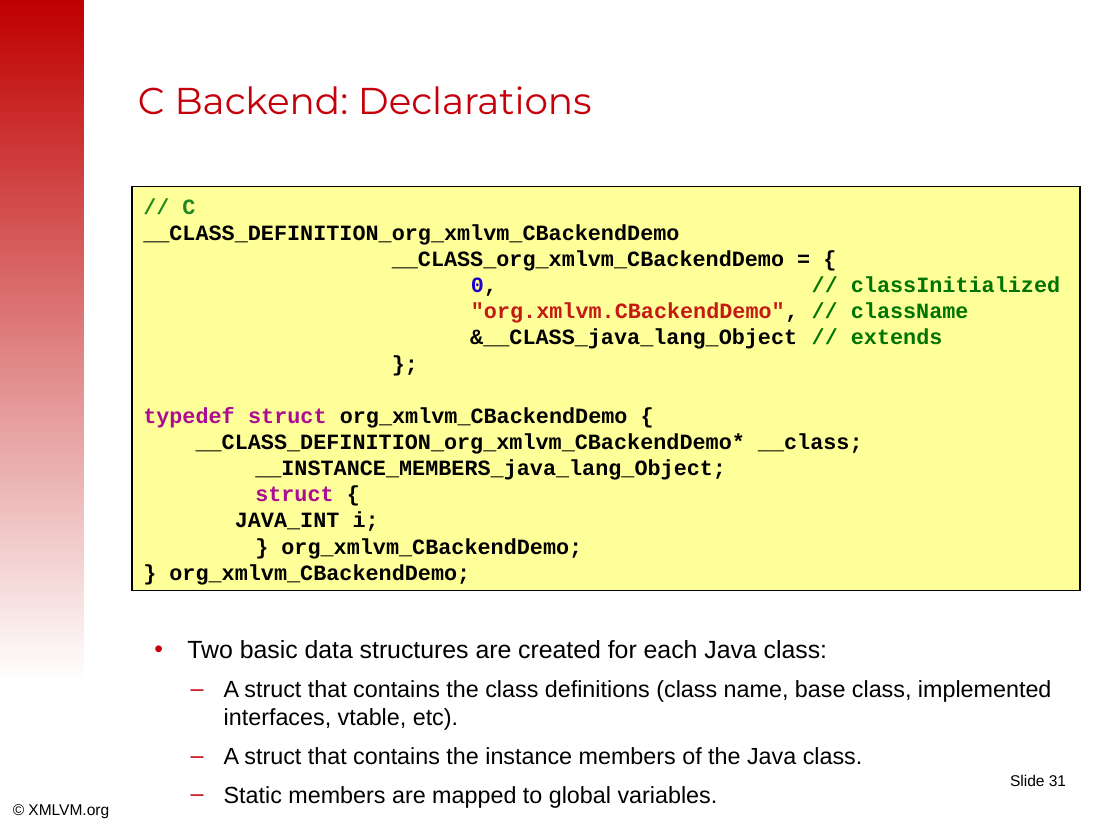
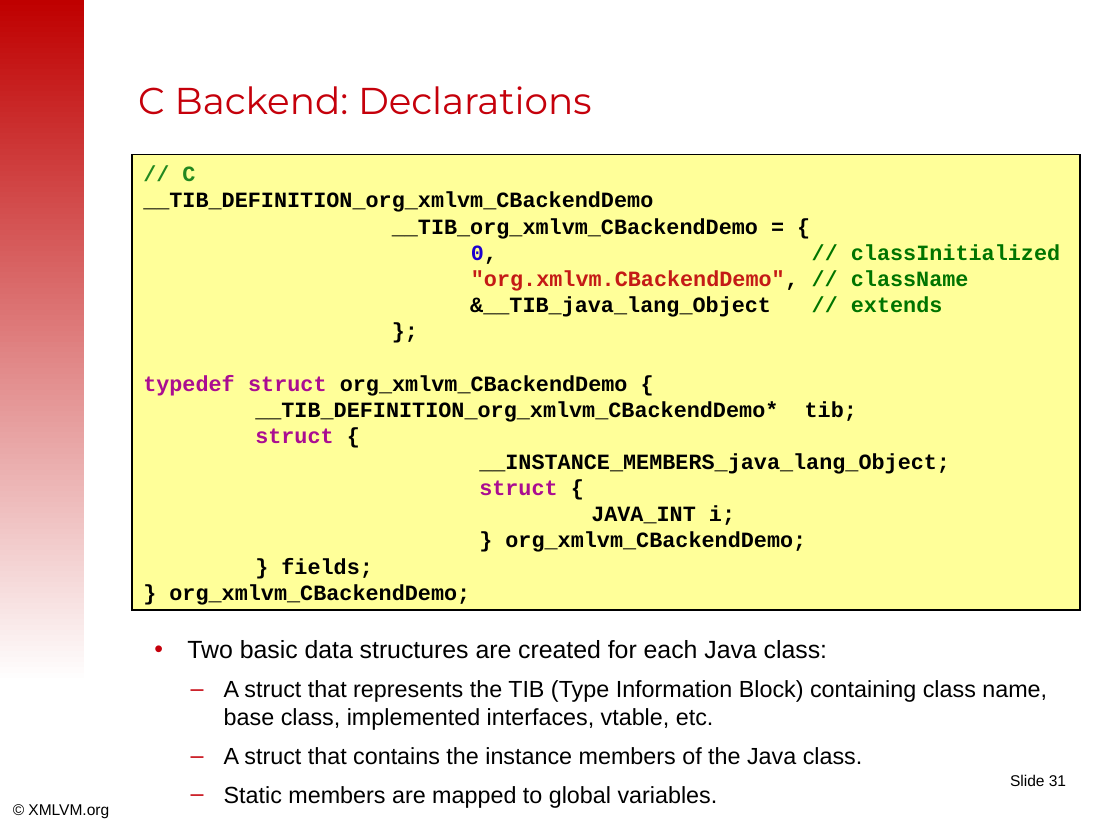
Before and after one commit to tisoft/xmlvm, a slide deck: slide 31 of doc/slides/android2iphone-master.odp. Drawn at 1120x840 pixels with LibreOffice and Linux fonts; fonts in the diff are those of the drawing; background and template pictures are left out. Boxes give left, top, right and bottom in pixels: in the first picture for what was removed or moved away, otherwise in the second. Text is boxed around its words. In the diff, an @@ line names an element or a change of style, - is before the commit and + after.

Commit message:
Update to new naming conventions of the C backend.

```diff
--- a/doc/slides/android2iphone-master.odp
+++ b/doc/slides/android2iphone-master.odp
@@ rectangle "// C": place and size @@
-rectangle "// C" at [132,187,1080,590]
+rectangle "// C" at [132,155,1080,610]
@@ text in rectangle at [143,192,758,239]: text changed @@
-__CLASS_DEFINITION_org_xmlvm_CBackendDemo
-__CLASS_org_xmlvm_CBackendDemo = {
+__TIB_DEFINITION_org_xmlvm_CBackendDemo
+__TIB_org_xmlvm_CBackendDemo = {
@@ text in rectangle at [470,296,943,317]: text changed @@
-&__CLASS_java_lang_Object // extends
+&__TIB_java_lang_Object // extends
@@ text in rectangle at [255,401,857,444]: text changed @@
-__CLASS_DEFINITION_org_xmlvm_CBackendDemo* __class;
+__TIB_DEFINITION_org_xmlvm_CBackendDemo* tib;
+struct {
@@ text in rectangle at [281,558,373,578]: paragraph added @@
+} fields;
@@ text at [224,680,1047,730]: text changed @@
-  – A struct that contains the class definitions (class name, base class, implemented interfaces, vtable, etc).
+  – A struct that represents the TIB (Type Information Block) containing class name, base class, implemented interfaces, vtable, etc.
```
Also in this commit, not shown: 4 other slides changed.
